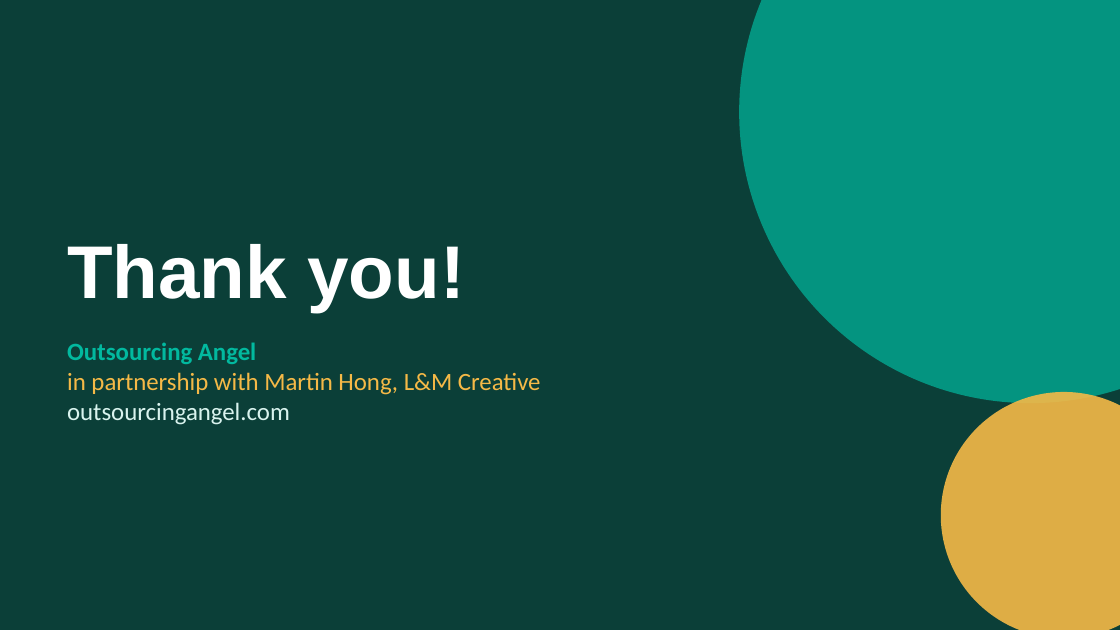
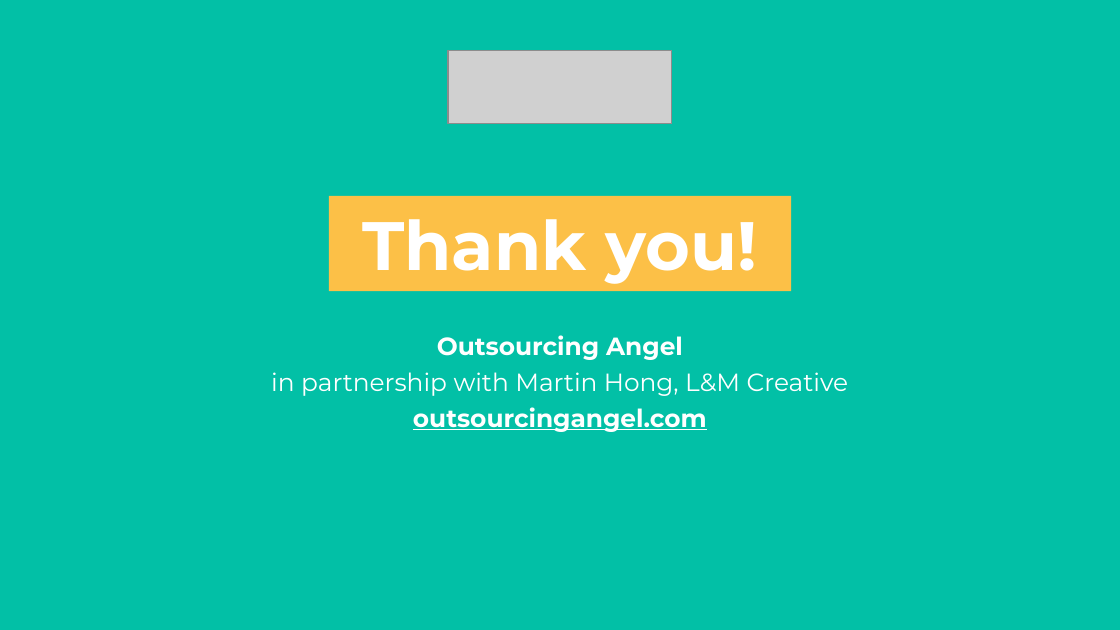
Before and after one commit to gail-gif/OA, a slide deck: slide 35 of WebVine_Marketing_Strategy_Review_Proposal_OA.pptx. Drawn at 1120x630 pixels with LibreOffice and Linux fonts; fonts in the diff are those of the drawing; grey boxes stand for pictures; background and template pictures are left out. Boxes give left, top, right and bottom in pixels: in the first picture for what was removed or moved away, otherwise in the second. Text is boxed around its words. In the diff, an @@ line names an element or a change of style, - is before the commit and + after.

```diff
--- a/WebVine_Marketing_Strategy_Review_Proposal_OA.pptx
+++ b/WebVine_Marketing_Strategy_Review_Proposal_OA.pptx
@@ background #0B3F38 to #02C0A6 @@
@@ ellipse removed at <box>739,0,1120,403</box> @@
@@ picture added at <box>448,50,672,124</box> @@
@@ text "Thank you!": place and size @@
-text "Thank you!" at <box>67,244,464,312</box>
+text "Thank you!" at <box>362,219,758,284</box>
@@ text "Thank you!" at <box>362,219,758,284</box>: size 48 to 44 pt, font Arial to Montserrat; alignment left to centre; vertical alignment bottom to middle @@
@@ rectangle added at <box>329,196,792,291</box>, fill #FCC047 @@
@@ text "Outsourcing Angel": place and size @@
-text "Outsourcing Angel" at <box>67,342,541,425</box>
+text "Outsourcing Angel" at <box>271,335,849,432</box>
@@ text "Outsourcing Angel" at <box>271,335,849,432</box>: font Calibri to Montserrat; text colour #02B99F to #FFFFFF in "Outsourcing Angel"; text colour #F5B947 to #FFFFFF in "in partnership with Martin Hong, L&M Creative"; text colour #D9F3EE to #FFFFFF, bold on, underline on in "outsourcingangel.com"; alignment left to centre; more space between paragraphs @@
@@ ellipse removed at <box>941,392,1120,630</box> @@
```
Also in this commit, not shown: 34 other slides changed.
